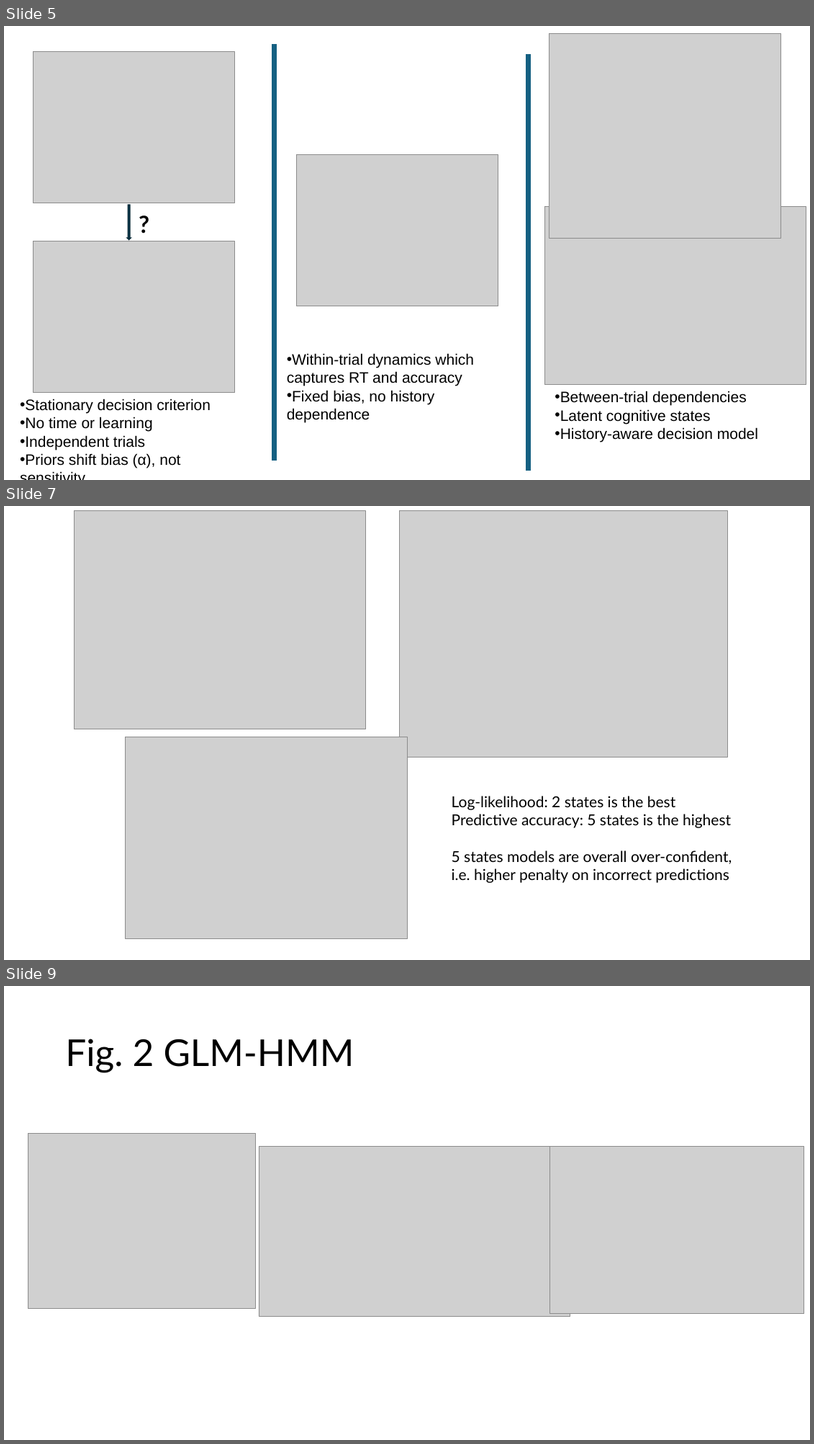
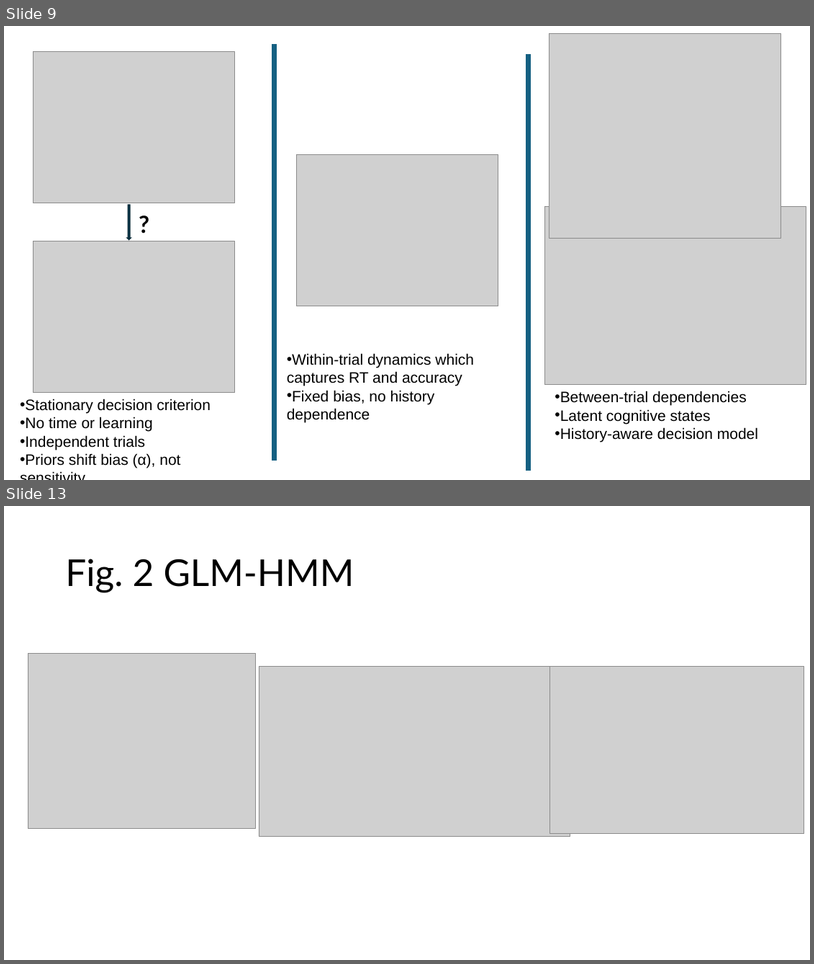
Before and after one commit to vaibrainium/prior-encoding-in-nhp-sc, a slide deck: dissemination/Prior encoding of Superior Colliculus in perceptual decision-making.pptx. Shown one above the other, each under a label of ours: slides 5, 7 and 9 before the commit, slides 9 and 13 after it; the slides between them are not shown. The pictures are 814x1444 and 814x964 pixels, drawn with LibreOffice and Linux fonts; fonts in the diff are those of the drawing; grey boxes stand for pictures. Boxes give left, top, right and bottom in pixels: in the first picture for what was removed or moved away, otherwise in the second. Text is boxed around its words. In the diff, an @@ line names an element or a change of style, - is before the commit and + after.

```diff
--- a/dissemination/Prior encoding of Superior Colliculus in perceptual decision-making.pptx
+++ b/dissemination/Prior encoding of Superior Colliculus in perceptual decision-making.pptx
@@ slide 7 removed at [4, 506, 810, 960], background #FFFFFF @@
@@ picture removed at [74, 511, 366, 729] @@
@@ picture removed at [399, 511, 728, 757] @@
@@ picture removed at [126, 736, 407, 939] @@
@@ text removed at [452, 795, 732, 883] @@
-Log-likelihood: 2 states is the best
-Predictive accuracy: 5 states is the highest
-5 states models are overall over-confident, i.e. higher penalty on incorrect predictions
@@ what was slide 5 is now slide 9 @@
@@ what was slide 9 is now slide 13 @@
```
Also in this commit, not shown: 1 slide changed, 6 slides added, 1 other slide removed, 11 other files.
